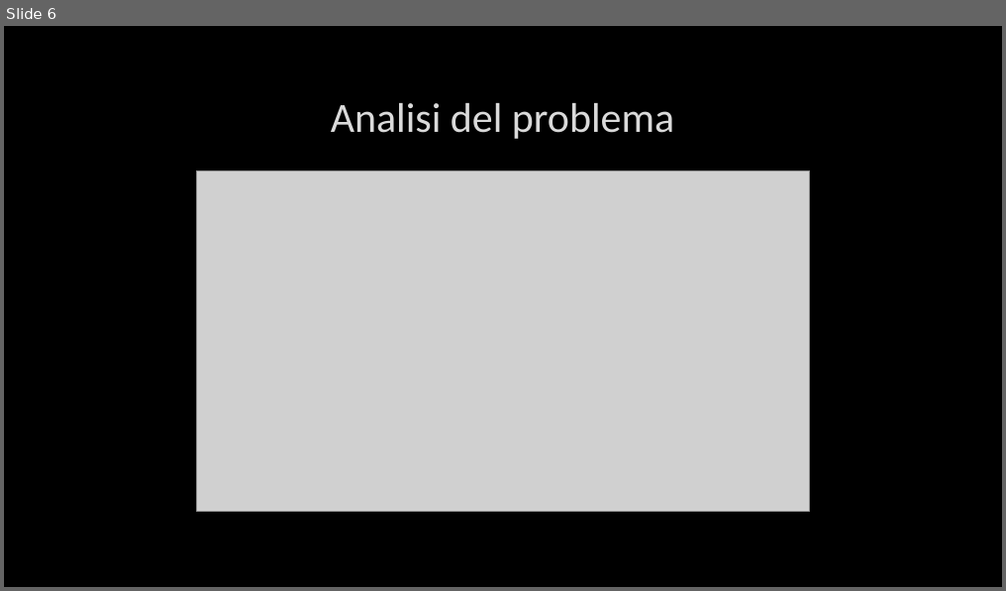
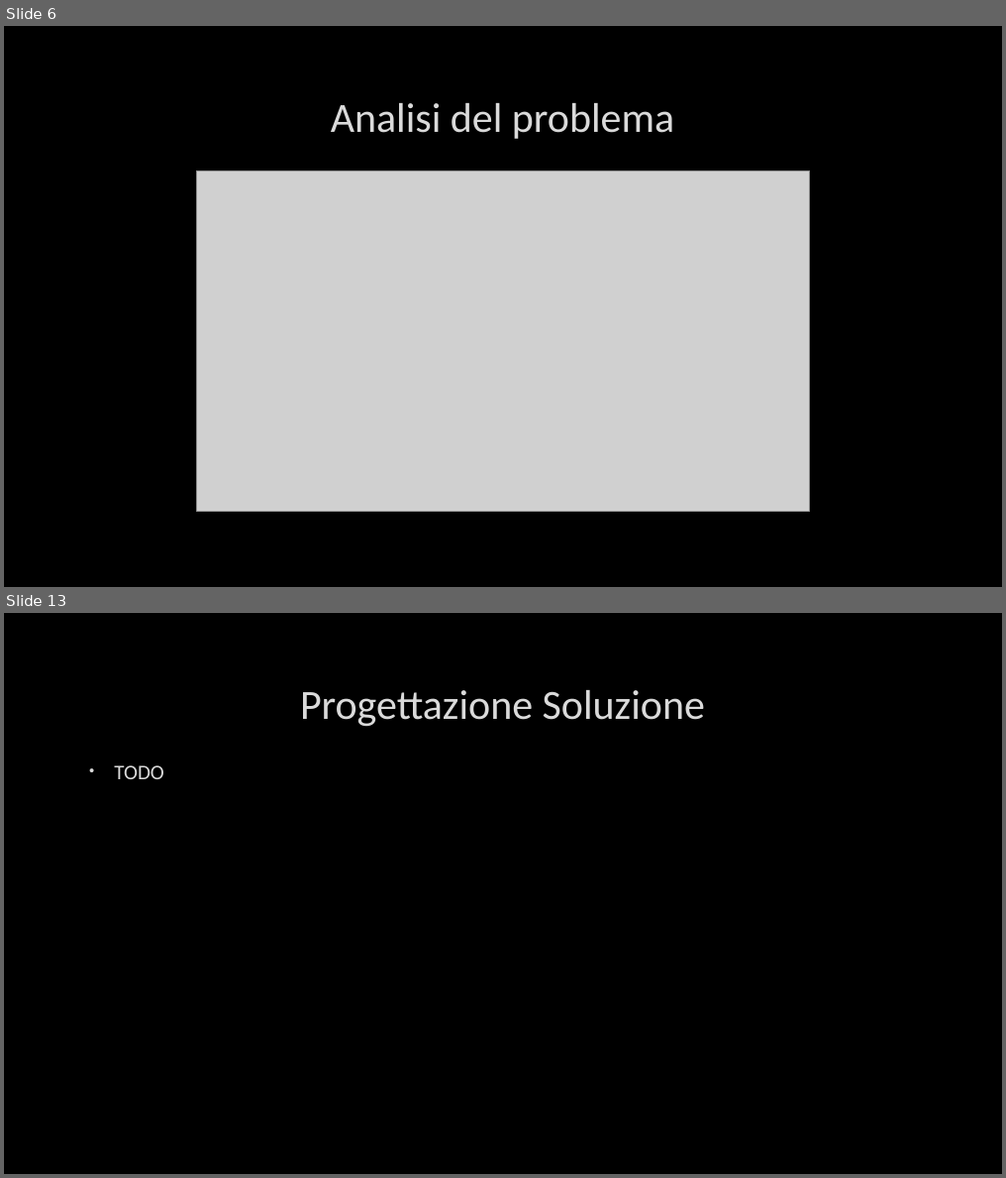
Before and after one commit to timeofview/reti-di-calcolatori, a slide deck: Esercitazione 1.pptx. Shown one above the other, each under a label of ours: slide 6 before the commit, slides 6 and 13 after it; the slides between them are not shown. The pictures are 1006x591 and 1006x1178 pixels, drawn with LibreOffice and Linux fonts; fonts in the diff are those of the drawing; grey boxes stand for pictures; background and template pictures are left out. Boxes give left, top, right and bottom in pixels: in the first picture for what was removed or moved away, otherwise in the second. Text is boxed around its words. In the diff, an @@ line names an element or a change of style, - is before the commit and + after.

```diff
--- a/Esercitazione 1.pptx
+++ b/Esercitazione 1.pptx
@@ slide 13 added at (4, 613, 1002, 1174), background picture (left out) @@
@@ title added at (300, 690, 705, 727), 40 pt, text #DADADA @@
+Progettazione Soluzione
@@ text added at (114, 765, 163, 779), 20 pt, text #DADADA @@
+• TODO
```
Also in this commit, not shown: 15 other slides added.
